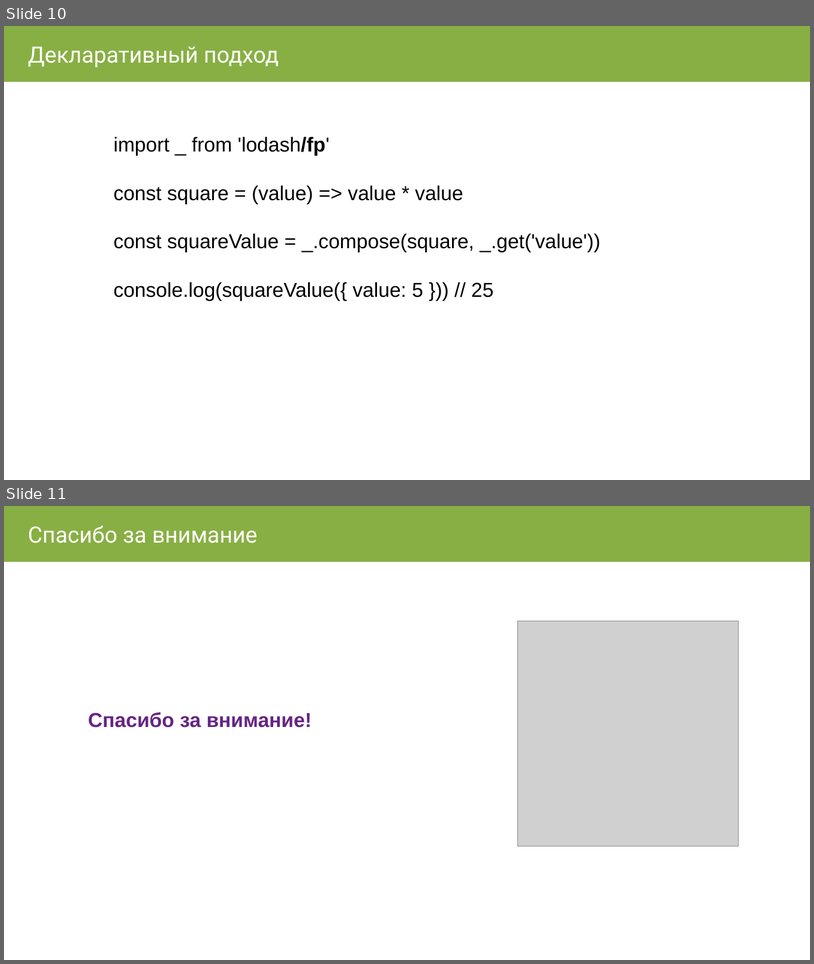
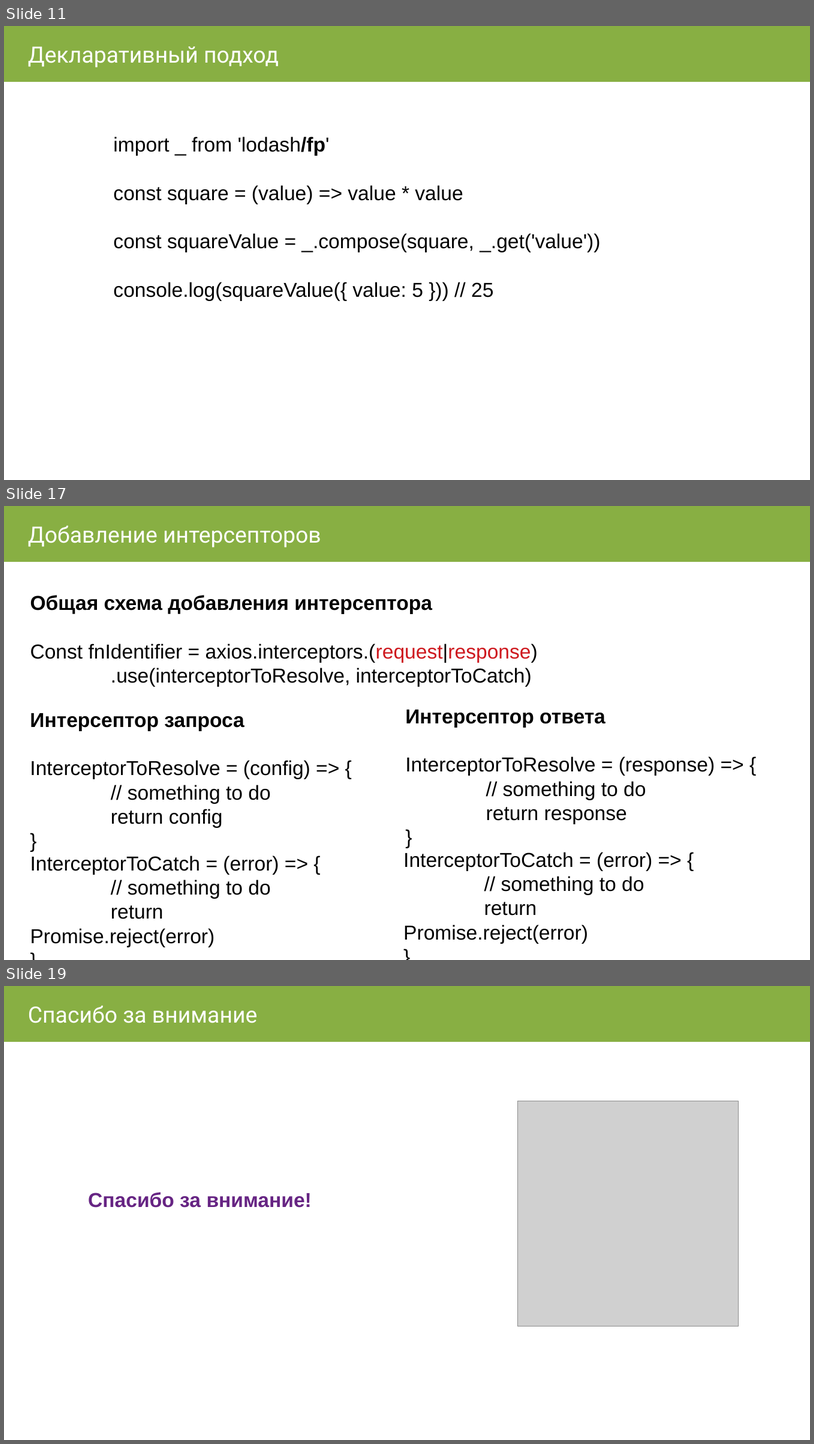
Before and after one commit to AVVlasov/javascript-junior, a slide deck: 2019/IV. Утилитарные библиотеки/2.1 Lodash/Lodash.pptx. Shown one above the other, each under a label of ours: slides 10 and 11 before the commit, slides 11, 17 and 19 after it; the slides between them are not shown. The pictures are 814x964 and 814x1444 pixels, drawn with LibreOffice and Linux fonts; fonts in the diff are those of the drawing; grey boxes stand for pictures. Boxes give left, top, right and bottom in pixels: in the first picture for what was removed or moved away, otherwise in the second. Text is boxed around its words. In the diff, an @@ line names an element or a change of style, - is before the commit and + after.

Commit message:
добавлен конспект и Axios

```diff
--- a/2019/IV. Утилитарные библиотеки/2.1 Lodash/Lodash.pptx
+++ b/2019/IV. Утилитарные библиотеки/2.1 Lodash/Lodash.pptx
@@ slide 17 added at [4, 506, 810, 960], background #FFFFFF @@
@@ rectangle added at [4, 506, 810, 562], fill #88AF43, outline #88AF43 0.74 pt @@
@@ text added at [28, 525, 321, 547], 20 pt, text #FFFFFF @@
+Добавление интерсепторов
@@ text added at [30, 595, 538, 686], 18 pt, text #000000 @@
+Общая схема добавления интерсептора
+Const fnIdentifier = axios.interceptors.(request|response)
+.use(interceptorToResolve, interceptorToCatch)
@@ text added at [30, 713, 311, 827], 18 pt, text #000000 @@
+Интерсептор запроса
+InterceptorToResolve = (config) => {
+// something to do
+return config
+}
@@ text added at [405, 709, 716, 823], 18 pt, text #000000 @@
+Интерсептор ответа
+InterceptorToResolve = (response) => {
+// something to do
+return response
+}
@@ text added at [30, 855, 279, 946], 18 pt, text #000000 @@
+InterceptorToCatch = (error) => {
+// something to do
+return Promise.reject(error)
+}
@@ text added at [404, 852, 653, 943], 18 pt, text #000000 @@
+InterceptorToCatch = (error) => {
+// something to do
+return Promise.reject(error)
+}
@@ what was slide 10 is now slide 11 @@
@@ what was slide 11 is now slide 19 @@
```
Also in this commit, not shown: 3 slides changed, 7 other slides added, 1 other file.
